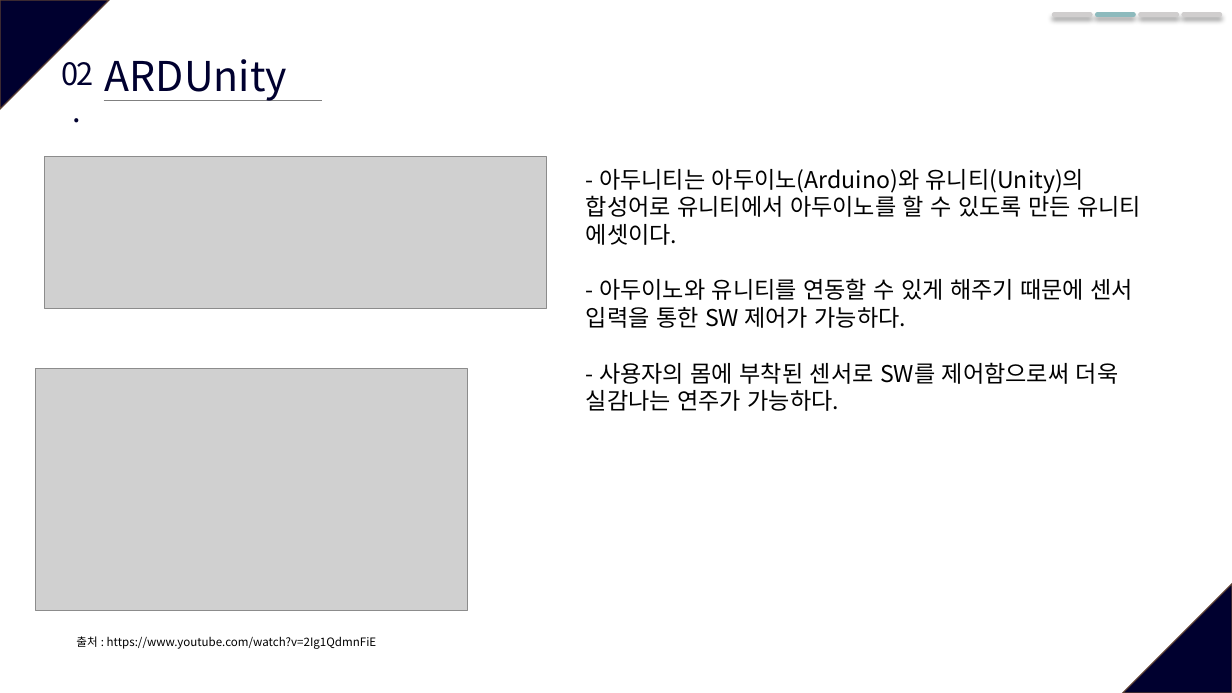
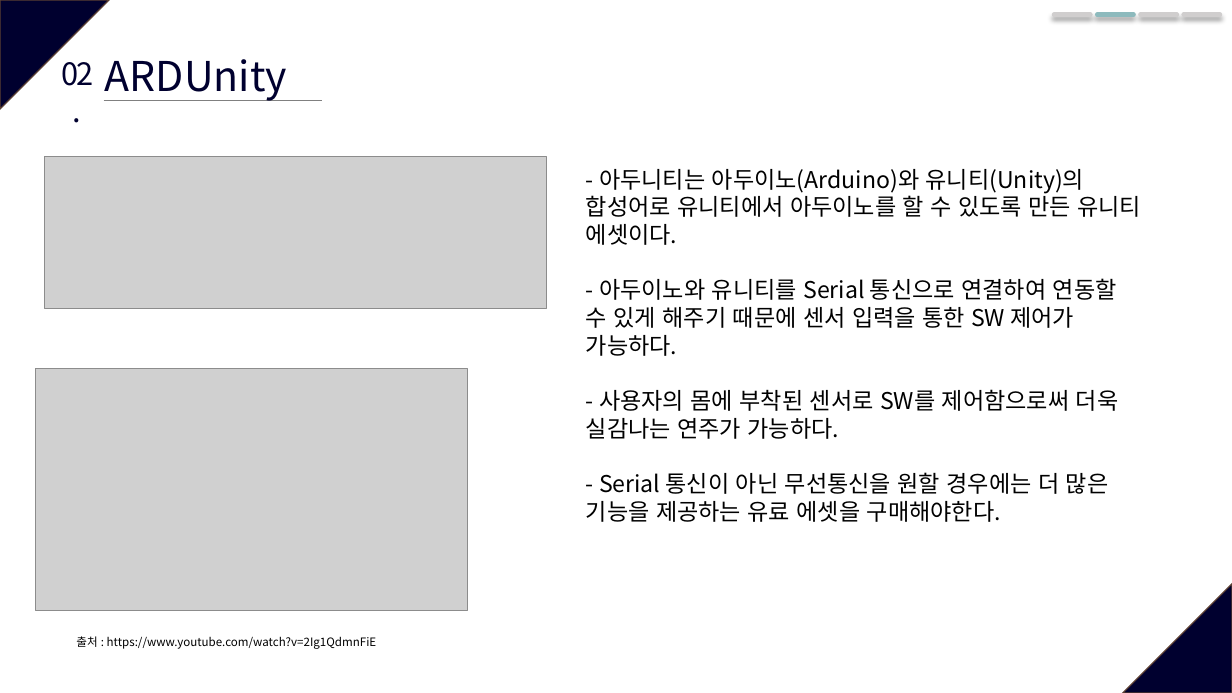
Before and after one commit to esang0302/HUFS_Harmony, a slide deck: slide 7 of DOC/20131108_핵심기술및결과/핵심기술및결과_201600726_김정민.pptx. Drawn at 1232x693 pixels with LibreOffice and Linux fonts; fonts in the diff are those of the drawing; grey boxes stand for pictures. Boxes give left, top, right and bottom in pixels: in the first picture for what was removed or moved away, otherwise in the second. Text is boxed around its words. In the diff, an @@ line names an element or a change of style, - is before the commit and + after.

```diff
--- a/DOC/20131108_핵심기술및결과/핵심기술및결과_201600726_김정민.pptx
+++ b/DOC/20131108_핵심기술및결과/핵심기술및결과_201600726_김정민.pptx
@@ text at (586,278,1117,356): text changed @@
-- 아두이노와 유니티를 연동할 수 있게 해주기 때문에 센서 입력을 통한 SW 제어가 가능하다.
+- 아두이노와 유니티를 Serial 통신으로 연결하여 연동할 수 있게 해주기 때문에 센서 입력을 통한 SW 제어가 가능하다.
@@ text at (586,472,1109,522): paragraph added @@
+- Serial 통신이 아닌 무선통신을 원할 경우에는 더 많은 기능을 제공하는 유료 에셋을 구매해야한다.
```
Also in this commit, not shown: 3 other slides changed, 1 slide added.
